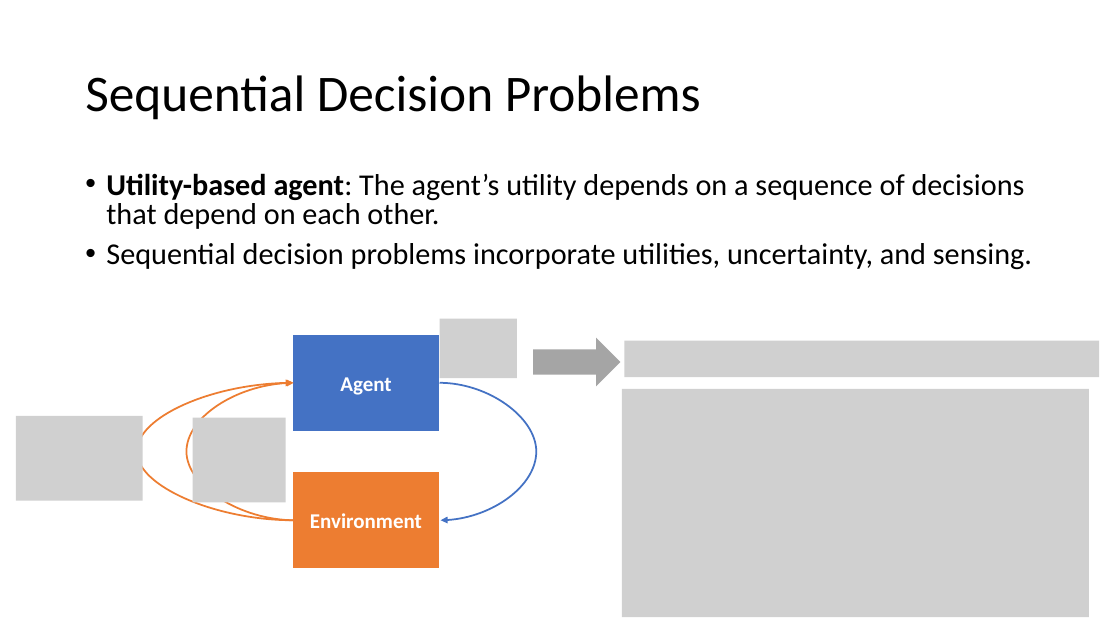
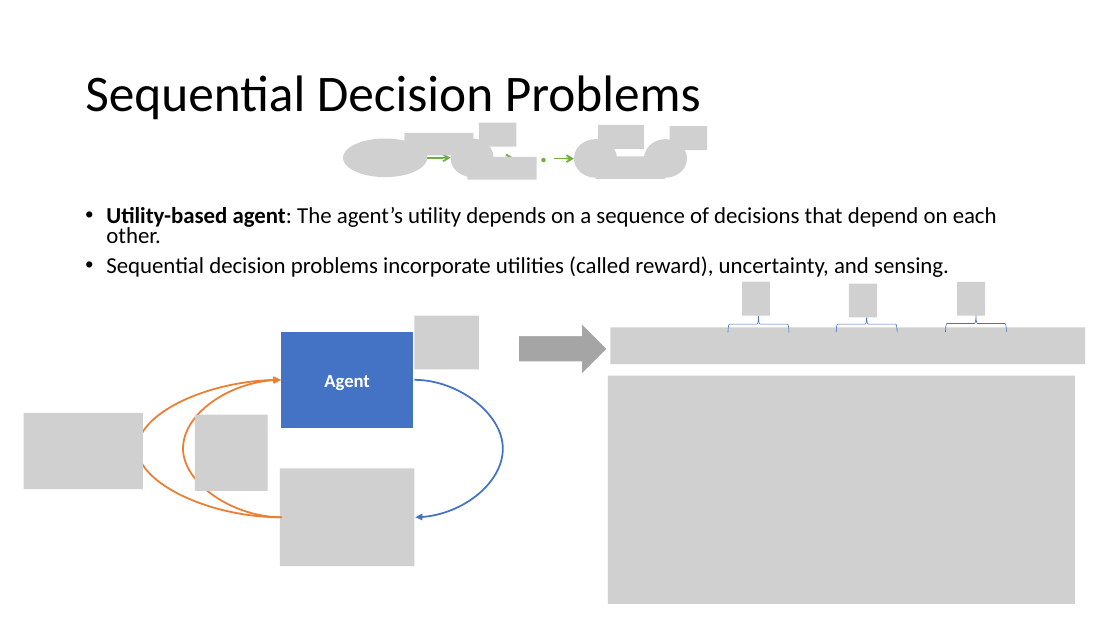
Before and after one commit to mhahsler/CS7320-AI, a slide deck: slide 4 of slides/22_Reinforcement_Learning.pptx. Drawn at 1120x630 pixels with LibreOffice and Linux fonts; fonts in the diff are those of the drawing; grey boxes stand for pictures. Boxes give left, top, right and bottom in pixels: in the first picture for what was removed or moved away, otherwise in the second. Text is boxed around its words. In the diff, an @@ line names an element or a change of style, - is before the commit and + after.

```diff
--- a/slides/22_Reinforcement_Learning.pptx
+++ b/slides/22_Reinforcement_Learning.pptx
@@ group added at bbox=[343, 122, 707, 180]: 10 pictures, 3 arrows, 1 text @@
+…
@@ text "Utility-based agent: The agent’s utility ...": place and size @@
-text "Utility-based agent: The agent’s utility ..." at bbox=[106, 173, 1032, 270]
+text "Utility-based agent: The agent’s utility ..." at bbox=[106, 207, 997, 277]
@@ text at bbox=[106, 207, 997, 243]: size 25.9 to 19.6 pt in "Utility-based agent: The agent’s utility depends on ..."; line spacing 0.8 to 0.7 @@
@@ text at bbox=[106, 256, 949, 277]: text changed; size 25.9 to 19.6 pt @@
-• Sequential decision problems incorporate utilities, uncertainty, and sensing.
+• Sequential decision problems incorporate utilities (called reward), uncertainty, and sensing.
@@ picture added at bbox=[742, 281, 770, 315] @@
@@ picture added at bbox=[849, 284, 877, 318] @@
@@ picture added at bbox=[957, 281, 985, 315] @@
@@ picture: place and size @@
-picture at bbox=[439, 318, 517, 378]
+picture at bbox=[414, 316, 479, 370]
@@ right arrow: place and size @@
-right arrow at bbox=[532, 335, 622, 389]
+right arrow at bbox=[518, 322, 608, 376]
@@ picture: place and size @@
-picture at bbox=[624, 340, 1099, 377]
+picture at bbox=[611, 328, 1086, 365]
@@ right brace added at bbox=[728, 315, 789, 332], outline #4472C4 0.5 pt @@
@@ right brace added at bbox=[836, 315, 898, 332], outline #4472C4 0.5 pt @@
@@ right brace added at bbox=[946, 315, 1007, 332], outline #4472C4 0.5 pt @@
@@ rectangle "Agent": place and size @@
-rectangle "Agent" at bbox=[292, 334, 439, 432]
+rectangle "Agent" at bbox=[280, 331, 414, 429]
@@ rectangle "Agent" at bbox=[280, 331, 414, 429]: size 18 to 16 pt @@
@@ curved arrow moved from (294, 520) - (292, 383) to (281, 518) - (280, 380) @@
@@ curved arrow moved from (295, 520) - (294, 383) to (282, 518) - (281, 380) @@
@@ curved arrow moved from (439, 383) - (441, 520) to (414, 380) - (416, 518) @@
@@ picture: place and size @@
-picture at bbox=[622, 389, 1089, 618]
+picture at bbox=[608, 376, 1075, 604]
@@ picture: place and size @@
-picture at bbox=[16, 416, 143, 501]
+picture at bbox=[24, 413, 143, 490]
@@ picture: place and size @@
-picture at bbox=[192, 418, 286, 502]
+picture at bbox=[195, 415, 268, 492]
@@ picture added at bbox=[280, 468, 414, 566] @@
@@ rectangle removed at bbox=[292, 471, 439, 570] @@
-Environment
```
Also in this commit, not shown: 1 other slide changed, 1 slide added, 3 other files.
